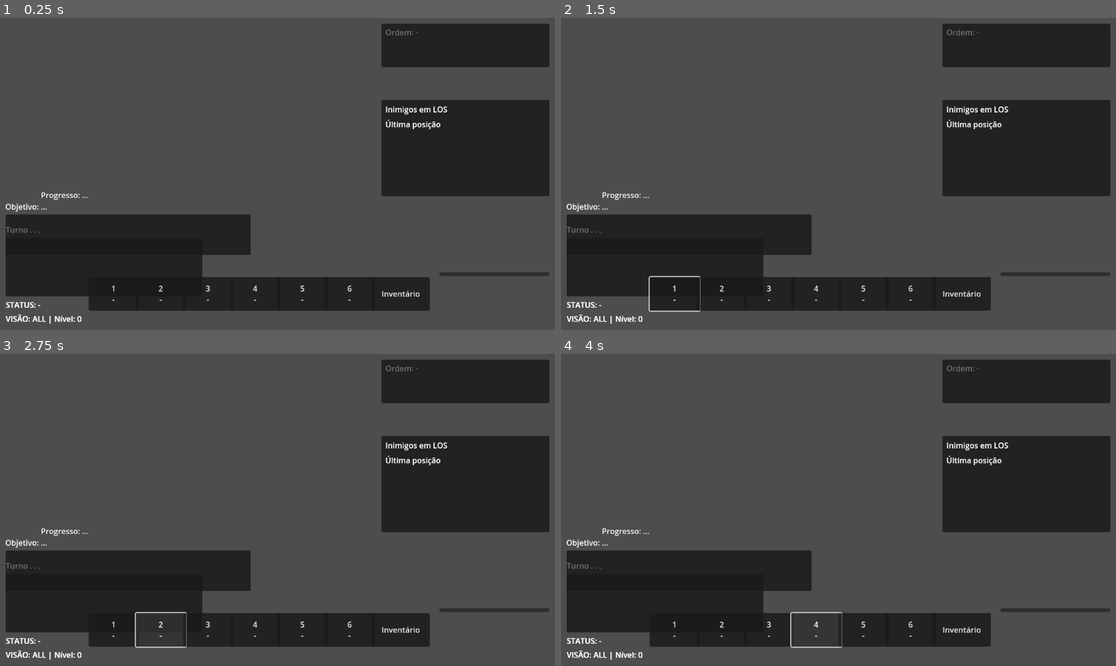
Above: before the commit, frames 1-4 (two rows, left to right).
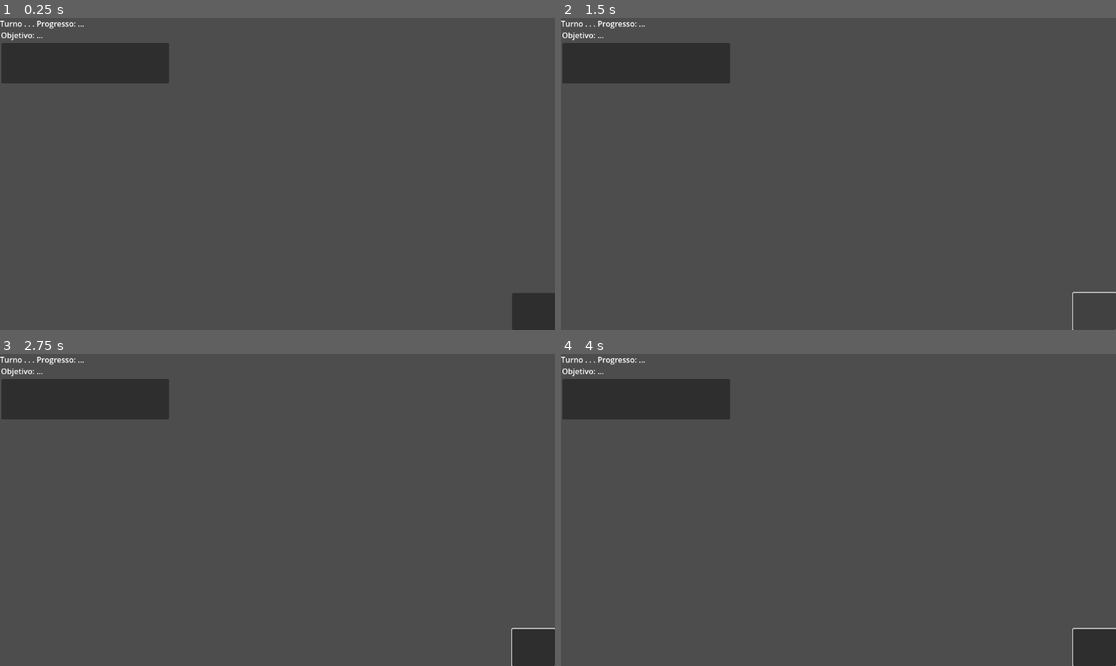
Above: after the commit, the same moments.

Repository: andrecc2507/JOGO
Game: Godot game, scene res://scene/tactical_battle.tscn
Two runs of this game, one before a commit and one after it. Both use one fixed random seed, a clock stepped at 60 frames per second and the inputs below. This scene is started directly instead of the project's main scene. The engine's default icon, where the game draws it, is replaced by a stand-in: a white triangle on a blue panel in a dark square.
Inputs (mouse positions are in pixels of both pictures, inside the frame that each line leads up to; where the layout moved, square brackets give the same spot in the first picture):
- Up to frame 1 (0.25 s): no input
- Up to frame 2 (1.5 s): click (672, 292) at 0.5 s, where only the run before the commit has a clickable "1 -"; click (1093, 311) [1054, 273] at 1.25 s
- Up to frame 3 (2.75 s): click (160, 628) at 2 s, where only the run before the commit has a clickable "2 -"
- Up to frame 4 (4 s): click (771, 628) at 2.75 s, where only the run before the commit has a clickable "3 -"; click (816, 628) at 3.5 s, where only the run before the commit has a clickable "4 -"

The runs differ from the first frame. In frame 1, 35% of the frame differs, in the area x 0-100%, y 0-100%; in frame 2, 34%; in frame 3, 34%; in frame 4, 34%.
Error after the commit: Parse Error: Could not preload resource script "res://scripts/procgen/chunk_map_generator.gd". (res://scripts/tactical/tactical_controller.gd:11)

Commit message:
Add chunk-based procedural maps

Diff:
--- /dev/null
+++ b/content/chunks/biomes.json
@@ -0,0 +1,75 @@
+{
+  "$schema": "chunk_biomes",
+  "biomes": [
+    {
+      "id": "FOREST",
+      "display_name": "Floresta",
+      "tags": ["FOREST", "WILD"],
+      "default_edges_allowed": ["OPEN", "ROAD", "RIVER"],
+      "default_chunk_grid_size": [3, 3]
+    },
+    {
+      "id": "MOUNTAIN",
+      "display_name": "Montanha",
+      "tags": ["MOUNTAIN", "ROCK"],
+      "default_edges_allowed": ["OPEN", "WALL", "ROAD"],
+      "default_chunk_grid_size": [3, 3]
+    },
+    {
+      "id": "DESERT",
+      "display_name": "Deserto",
+      "tags": ["DESERT", "DRY"],
+      "default_edges_allowed": ["OPEN", "ROAD"],
+      "default_chunk_grid_size": [3, 3]
+    },
+    {
+      "id": "SWAMP",
+      "display_name": "Pântano",
+      "tags": ["SWAMP", "WET"],
+      "default_edges_allowed": ["OPEN", "RIVER"],
+      "default_chunk_grid_size": [3, 3]
+    },
+    {
+      "id": "CITY",
+      "display_name": "Cidade",
+      "tags": ["CITY", "URBAN"],
+      "default_edges_allowed": ["OPEN", "ROAD", "WALL"],
+      "default_chunk_grid_size": [3, 3]
+    },
+    {
+      "id": "VILLAGE",
+      "display_name": "Vila",
+      "tags": ["VILLAGE", "RURAL"],
+      "default_edges_allowed": ["OPEN", "ROAD"],
+      "default_chunk_grid_size": [3, 3]
+    },
+    {
+      "id": "PORT",
+      "display_name": "Porto",
+      "tags": ["PORT", "COAST"],
+      "default_edges_allowed": ["OPEN", "ROAD", "RIVER"],
+      "default_chunk_grid_size": [3, 3]
+    },
+    {
+      "id": "MINE_INSIDE",
+      "display_name": "Mina (Interior)",
+      "tags": ["MINE", "INDOOR"],
+      "default_edges_allowed": ["OPEN", "WALL"],
+      "default_chunk_grid_size": [3, 3]
+    },
+    {
+      "id": "MINE_OUTSIDE",
+      "display_name": "Mina (Exterior)",
+      "tags": ["MINE", "OUTDOOR"],
+      "default_edges_allowed": ["OPEN", "ROAD"],
+      "default_chunk_grid_size": [3, 3]
+    },
+    {
+      "id": "DUNGEON",
+      "display_name": "Dungeon",
+      "tags": ["DUNGEON", "INDOOR"],
+      "default_edges_allowed": ["OPEN", "WALL"],
+      "default_chunk_grid_size": [3, 3]
+    }
+  ]
+}
--- /dev/null
+++ b/content/chunks/chunk_catalog.json
@@ -0,0 +1,14 @@
+{
+  "$schema": "chunk_catalog",
+  "chunks": [
+    {
+      "id": "forest_open_a",
+      "scene": "res://scene/chunks/examples/chunk_forest_open_a.tscn",
+      "biomes": ["FOREST"],
+      "tags": ["OPEN"],
+      "chunk_size": [10, 10],
+      "edges": {"N": "OPEN", "E": "OPEN", "S": "OPEN", "W": "OPEN"},
+      "weight": 1.0
+    }
+  ]
+}
--- /dev/null
+++ b/scene/chunks/examples/chunk_forest_open_a.tscn
@@ -0,0 +1,34 @@
+[gd_scene load_steps=3 format=3]
+
+[ext_resource type="Script" path="res://scripts/procgen/chunks/chunk_def.gd" id="1_7g1n5"]
+
+[sub_resource type="PlaneMesh" id="PlaneMesh_1u0ut"]
+size = Vector2(10, 10)
+
+[sub_resource type="StandardMaterial3D" id="StandardMaterial3D_4p2bq"]
+albedo_color = Color(0.12, 0.32, 0.12, 1)
+
+[node name="ChunkRoot" type="Node3D"]
+script = ExtResource("1_7g1n5")
+chunk_id = "forest_open_a"
+biome_tags = ["FOREST"]
+tags = ["OPEN"]
+chunk_size = Vector2i(10, 10)
+edges = {"N": "OPEN", "E": "OPEN", "S": "OPEN", "W": "OPEN"}
+
+[node name="Visual" type="Node3D" parent="."]
+
+[node name="Placeholder" type="MeshInstance3D" parent="Visual"]
+mesh = SubResource("PlaneMesh_1u0ut")
+surface_material_override/0 = SubResource("StandardMaterial3D_4p2bq")
+
+[node name="Markers" type="Node3D" parent="."]
+
+[node name="SpawnA" type="Marker3D" parent="Markers"]
+position = Vector3(2, 0, 8)
+
+[node name="SpawnB" type="Marker3D" parent="Markers"]
+position = Vector3(8, 0, 8)
+
+[node name="ObjectiveA" type="Marker3D" parent="Markers"]
+position = Vector3(5, 0, 2)
--- /dev/null
+++ b/scripts/debug/chunk_debug_runner.gd
@@ -0,0 +1,55 @@
+class_name ChunkDebugRunner
+extends Node
+
+const ChunkCatalogRef := preload("res://scripts/procgen/chunk_catalog.gd")
+const ChunkMapGeneratorRef := preload("res://scripts/procgen/chunk_map_generator.gd")
+
+func run_chunk_demo() -> void:
+	var catalog := ChunkCatalogRef.new()
+	catalog.validate_catalog()
+	var generator := ChunkMapGeneratorRef.new()
+	var layout := generator.generate_chunk_layout("FOREST", Vector2i(3, 3), 12345)
+	if layout.is_empty():
+		push_warning("ChunkDebugRunner: layout vazio.")
+		return
+	_print_layout(layout)
+	_validate_edges(layout)
+	var root := get_tree().current_scene
+	if root is Node3D:
+		var map_root := generator.build_scene_from_layout(layout, root, 1.0)
+		if map_root != null:
+			print("ChunkDebugRunner: mapa instanciado em %s." % [root.name])
+
+func _print_layout(layout: Array) -> void:
+	print("ChunkDebugRunner: layout gerado:")
+	for row in layout:
+		var names: Array[String] = []
+		for entry in row:
+			if entry is Dictionary:
+				names.append(String(entry.get("id", "nil")))
+			else:
+				names.append("nil")
+		print(" - %s" % [", ".join(names)])
+
+func _validate_edges(layout: Array) -> void:
+	var ok := true
+	for y in range(layout.size()):
+		var row: Array = layout[y]
+		for x in range(row.size()):
+			var entry: Dictionary = row[x]
+			if entry.is_empty():
+				ok = false
+				continue
+			var edges: Dictionary = entry.get("edges", {})
+			if x > 0:
+				var left: Dictionary = row[x - 1]
+				if String(edges.get("W", "")) != String(left.get("edges", {}).get("E", "")):
+					ok = false
+					push_warning("ChunkDebugRunner: mismatch (%d,%d) W != left E" % [x, y])
+			if y > 0:
+				var up: Dictionary = layout[y - 1][x]
+				if String(edges.get("N", "")) != String(up.get("edges", {}).get("S", "")):
+					ok = false
+					push_warning("ChunkDebugRunner: mismatch (%d,%d) N != up S" % [x, y])
+	if ok:
+		print("ChunkDebugRunner: edges consistentes.")
--- a/scripts/mission_generator.gd
+++ b/scripts/mission_generator.gd
@@ -6,7 +6,16 @@
 # 2) Preencha map_id/mission_type no card quando vier do MissionBoard.
 # 3) Passe o seed para o TacticalBridge.
 
+const REGIONS_PATH := "res://content/regions.json"
+static var _cached_region_defs: Array = []
+
 func build_seed(card: Dictionary, party_ids: Array = [], consumables: Array = []) -> MissionSeed:
+  var biome_id := String(card.get("biome_id", ""))
+  if biome_id == "":
+    biome_id = _resolve_biome_from_card(card)
+  if biome_id == "":
+    biome_id = "forest"
+    push_warning("MissionGenerator: biome_id vazio; usando fallback 'forest'.")
   return MissionSeed.new({
     "mission_id": card.get("mission_id", ""),
     "template_id": card.get("template_id", ""),
@@ -27,8 +36,50 @@
     "source_faction_id": card.get("source_faction_id", card.get("faction_id", "")),
     "seed": int(card.get("seed", 0)),
     "map_id": card.get("map_id", ""),
-    "biome_id": card.get("biome_id", ""),
+    "biome_id": biome_id,
     "map_profile": card.get("map_profile", {}),
     "party_ids": party_ids,
     "consumables": consumables
   })
+
+func _resolve_biome_from_card(card: Dictionary) -> String:
+  var region_id := String(card.get("region_id", ""))
+  if region_id == "":
+    return ""
+  var region_def := _region_def_for_id(region_id)
+  if region_def.is_empty():
+    return ""
+  var region_type := String(region_def.get("type", "")).to_lower()
+  var tags: Array = region_def.get("tags", [])
+  if tags.has("RIFT"):
+    return "dungeon"
+  var mapping := {
+    "capital": "city",
+    "port": "port",
+    "mine": "mine_outside",
+    "border": "mountain",
+    "district": "village",
+    "choke": "village"
+  }
+  if mapping.has(region_type):
+    return String(mapping[region_type])
+  return ""
+
+func _region_def_for_id(region_id: String) -> Dictionary:
+  if _cached_region_defs.is_empty():
+    _cached_region_defs = _load_region_defs()
+  for region_def in _cached_region_defs:
+    if String(region_def.get("id", "")) == region_id:
+      return region_def
+  return {}
+
+func _load_region_defs() -> Array:
+  if not FileAccess.file_exists(REGIONS_PATH):
+    return []
+  var file := FileAccess.open(REGIONS_PATH, FileAccess.READ)
+  if file == null:
+    return []
+  var parsed := JSON.parse_string(file.get_as_text())
+  if parsed is Dictionary:
+    return parsed.get("regions", [])
+  return []
--- /dev/null
+++ b/scripts/procgen/chunk_catalog.gd
@@ -0,0 +1,130 @@
+extends RefCounted
+class_name ChunkCatalog
+
+const BIOMES_PATH := "res://content/chunks/biomes.json"
+const CATALOG_PATH := "res://content/chunks/chunk_catalog.json"
+
+var _biomes: Dictionary = {}
+var _chunks: Array = []
+var _chunks_by_id: Dictionary = {}
+var _loaded: bool = false
+
+func _init() -> void:
+	_load_data()
+
+func get_chunks_for_biome(biome_id: String) -> Array:
+	_load_data()
+	var normalized := _normalize_biome_id(biome_id)
+	if normalized == "":
+		return []
+	var out: Array = []
+	for entry in _chunks:
+		if entry.get("biomes", []).has(normalized):
+			out.append(entry)
+	return out
+
+func get_chunk_entry(id: String) -> Dictionary:
+	_load_data()
+	return _chunks_by_id.get(id, {})
+
+func get_biome_entry(biome_id: String) -> Dictionary:
+	_load_data()
+	var normalized := _normalize_biome_id(biome_id)
+	return _biomes.get(normalized, {})
+
+func validate_catalog() -> void:
+	_load_data()
+	if _chunks.is_empty():
+		push_warning("ChunkCatalog: catálogo vazio ou não carregado.")
+	for entry in _chunks:
+		var cid := String(entry.get("id", ""))
+		var scene_path := String(entry.get("scene", ""))
+		if scene_path == "" or not ResourceLoader.exists(scene_path):
+			push_warning("ChunkCatalog: scene faltando para chunk '%s' (%s)" % [cid, scene_path])
+		var edges: Dictionary = entry.get("edges", {})
+		for key in ["N", "E", "S", "W"]:
+			if not edges.has(key):
+				push_warning("ChunkCatalog: chunk '%s' sem edge '%s'." % [cid, key])
+		var chunk_size: Vector2i = entry.get("chunk_size", Vector2i.ZERO)
+		if chunk_size.x <= 0 or chunk_size.y <= 0:
+			push_warning("ChunkCatalog: chunk '%s' com chunk_size inválido." % [cid])
+		var biomes: Array = entry.get("biomes", [])
+		if biomes.is_empty():
+			push_warning("ChunkCatalog: chunk '%s' sem biomes." % [cid])
+
+func _load_data() -> void:
+	if _loaded:
+		return
+	_loaded = true
+	_biomes.clear()
+	_chunks.clear()
+	_chunks_by_id.clear()
+	_load_biomes()
+	_load_chunks()
+
+func _load_biomes() -> void:
+	if not FileAccess.file_exists(BIOMES_PATH):
+		push_warning("ChunkCatalog: biomes.json não encontrado (%s)." % BIOMES_PATH)
+		return
+	var file := FileAccess.open(BIOMES_PATH, FileAccess.READ)
+	if file == null:
+		push_warning("ChunkCatalog: falha ao abrir %s." % BIOMES_PATH)
+		return
+	var parsed := JSON.parse_string(file.get_as_text())
+	if parsed is Dictionary:
+		for entry in parsed.get("biomes", []):
+			var bid := _normalize_biome_id(String(entry.get("id", "")))
+			if bid != "":
+				_biomes[bid] = entry
+
+func _load_chunks() -> void:
+	if not FileAccess.file_exists(CATALOG_PATH):
+		push_warning("ChunkCatalog: chunk_catalog.json não encontrado (%s)." % CATALOG_PATH)
+		return
+	var file := FileAccess.open(CATALOG_PATH, FileAccess.READ)
+	if file == null:
+		push_warning("ChunkCatalog: falha ao abrir %s." % CATALOG_PATH)
+		return
+	var parsed := JSON.parse_string(file.get_as_text())
+	if parsed is Dictionary:
+		for raw_entry in parsed.get("chunks", []):
+			if raw_entry is Dictionary:
+				var entry := _normalize_entry(raw_entry)
+				var cid := String(entry.get("id", ""))
+				if cid != "":
+					_chunks.append(entry)
+					_chunks_by_id[cid] = entry
+
+func _normalize_entry(raw_entry: Dictionary) -> Dictionary:
+	var entry := raw_entry.duplicate(true)
+	entry["id"] = String(entry.get("id", ""))
+	entry["scene"] = String(entry.get("scene", ""))
+	entry["weight"] = float(entry.get("weight", 1.0))
+	var biomes: Array = []
+	for biome_id in entry.get("biomes", []):
+		var normalized := _normalize_biome_id(String(biome_id))
+		if normalized != "":
+			biomes.append(normalized)
+	entry["biomes"] = biomes
+	var tags: Array = []
+	for tag in entry.get("tags", []):
+		var t := String(tag).to_upper()
+		if t != "":
+			tags.append(t)
+	entry["tags"] = tags
+	var size_raw: Array = entry.get("chunk_size", [10, 10])
+	var size_x := 10
+	var size_y := 10
+	if size_raw.size() >= 2:
+		size_x = int(size_raw[0])
+		size_y = int(size_raw[1])
+	entry["chunk_size"] = Vector2i(size_x, size_y)
+	var edges_raw: Dictionary = entry.get("edges", {})
+	var edges := {}
+	for key in ["N", "E", "S", "W"]:
+		edges[key] = String(edges_raw.get(key, "OPEN")).to_upper()
+	entry["edges"] = edges
+	return entry
+
+func _normalize_biome_id(biome_id: String) -> String:
+	return biome_id.strip_edges().to_upper()
--- /dev/null
+++ b/scripts/procgen/chunk_map_generator.gd
@@ -0,0 +1,120 @@
+extends RefCounted
+class_name ChunkMapGenerator
+
+const ChunkCatalogRef := preload("res://scripts/procgen/chunk_catalog.gd")
+
+func generate_chunk_layout(biome_id: String, chunk_grid: Vector2i, rng_seed: int) -> Array:
+	var catalog := ChunkCatalogRef.new()
+	var candidates: Array = catalog.get_chunks_for_biome(biome_id)
+	if candidates.is_empty():
+		push_warning("ChunkMapGenerator: nenhum chunk encontrado para biome '%s'." % [biome_id])
+	var layout: Array = []
+	if chunk_grid.x <= 0 or chunk_grid.y <= 0:
+		push_warning("ChunkMapGenerator: chunk_grid inválido %s." % [chunk_grid])
+		return layout
+	var rng := RandomNumberGenerator.new()
+	rng.seed = rng_seed
+	for y in range(chunk_grid.y):
+		var row: Array = []
+		for x in range(chunk_grid.x):
+			var valid := _filter_by_edges(candidates, layout, row, x, y)
+			if valid.is_empty():
+				if not candidates.is_empty():
+					push_warning("ChunkMapGenerator: fallback sem match edges em (%d,%d)." % [x, y])
+					valid = candidates.duplicate()
+				else:
+					push_warning("ChunkMapGenerator: sem candidatos para (%d,%d); layout parcial." % [x, y])
+					row.append({})
+					continue
+			row.append(_pick_weighted(valid, rng))
+		layout.append(row)
+	return layout
+
+func build_scene_from_layout(layout: Array, parent: Node3D, cell_size: float) -> Node3D:
+	if parent == null:
+		return null
+	var root := Node3D.new()
+	root.name = "ChunkMap"
+	parent.add_child(root)
+	for y in range(layout.size()):
+		var row: Array = layout[y]
+		for x in range(row.size()):
+			var entry: Dictionary = row[x]
+			if entry.is_empty():
+				continue
+			var scene_path := String(entry.get("scene", ""))
+			if scene_path == "" or not ResourceLoader.exists(scene_path):
+				push_warning("ChunkMapGenerator: scene inválida (%s)." % [scene_path])
+				continue
+			var packed: PackedScene = load(scene_path)
+			if packed == null:
+				push_warning("ChunkMapGenerator: falha ao carregar %s." % [scene_path])
+				continue
+			var inst := packed.instantiate()
+			var chunk_size: Vector2i = entry.get("chunk_size", Vector2i(10, 10))
+			var offset := Vector3(
+				float(x * chunk_size.x) * cell_size,
+				0.0,
+				float(y * chunk_size.y) * cell_size
+			)
+			inst.position = offset
+			root.add_child(inst)
+	return root
+
+func get_default_chunk_grid_for_biome(biome_id: String, fallback: Vector2i = Vector2i(3, 3)) -> Vector2i:
+	var catalog := ChunkCatalogRef.new()
+	var biome := catalog.get_biome_entry(biome_id)
+	if biome.is_empty():
+		return fallback
+	var size_raw: Array = biome.get("default_chunk_grid_size", [])
+	if size_raw.size() >= 2:
+		return Vector2i(int(size_raw[0]), int(size_raw[1]))
+	return fallback
+
+func get_layout_cell_bounds(layout: Array, fallback_chunk_size: Vector2i = Vector2i(10, 10)) -> Vector2i:
+	var grid := Vector2i(layout.size() > 0 ? layout[0].size() : 0, layout.size())
+	var chunk_size := _layout_chunk_size(layout, fallback_chunk_size)
+	return Vector2i(grid.x * chunk_size.x, grid.y * chunk_size.y)
+
+func _layout_chunk_size(layout: Array, fallback_chunk_size: Vector2i) -> Vector2i:
+	for row in layout:
+		if row is Array:
+			for entry in row:
+				if entry is Dictionary and entry.has("chunk_size"):
+					return entry.get("chunk_size", fallback_chunk_size)
+	return fallback_chunk_size
+
+func _filter_by_edges(candidates: Array, layout: Array, row: Array, x: int, y: int) -> Array:
+	var valid: Array = []
+	for entry in candidates:
+		var edges: Dictionary = entry.get("edges", {})
+		var ok := true
+		if x > 0:
+			var left_entry: Dictionary = row[x - 1]
+			if left_entry is Dictionary and not left_entry.is_empty():
+				var left_edges: Dictionary = left_entry.get("edges", {})
+				if String(edges.get("W", "")) != String(left_edges.get("E", "")):
+					ok = false
+		if y > 0:
+			var up_entry: Dictionary = layout[y - 1][x]
+			if up_entry is Dictionary and not up_entry.is_empty():
+				var up_edges: Dictionary = up_entry.get("edges", {})
+				if String(edges.get("N", "")) != String(up_edges.get("S", "")):
+					ok = false
+		if ok:
+			valid.append(entry)
+	return valid
+
+func _pick_weighted(candidates: Array, rng: RandomNumberGenerator) -> Dictionary:
+	var total := 0.0
+	for entry in candidates:
+		total += float(entry.get("weight", 1.0))
+	if total <= 0.0:
+		return candidates[0]
+	var roll := rng.randf() * total
+	var acc := 0.0
+	for entry in candidates:
+		acc += float(entry.get("weight", 1.0))
+		if roll <= acc:
+			return entry
+	return candidates[0]
--- /dev/null
+++ b/scripts/procgen/chunks/chunk_def.gd
@@ -0,0 +1,41 @@
+extends Node3D
+class_name ChunkDef
+
+@export var chunk_id: String = ""
+@export var biome_tags: Array[String] = []
+@export var tags: Array[String] = []
+@export var chunk_size: Vector2i = Vector2i(10, 10)
+@export var edges := {"N": "OPEN", "E": "OPEN", "S": "OPEN", "W": "OPEN"}
+
+func get_spawn_markers() -> Array[Marker3D]:
+	var out: Array[Marker3D] = []
+	var markers_root := get_node_or_null("Markers")
+	if markers_root == null:
+		return out
+	for child in markers_root.get_children():
+		if child is Marker3D and String(child.name).begins_with("Spawn"):
+			out.append(child)
+	return out
+
+func get_objective_markers() -> Array[Marker3D]:
+	var out: Array[Marker3D] = []
+	var markers_root := get_node_or_null("Markers")
+	if markers_root == null:
+		return out
+	for child in markers_root.get_children():
+		if child is Marker3D and String(child.name).begins_with("Objective"):
+			out.append(child)
+	return out
+
+func get_local_spawn_cells() -> Array[Vector2i]:
+	var cells: Array[Vector2i] = []
+	for marker in get_spawn_markers():
+		var local_pos := marker.position
+		var cell := Vector2i(int(floor(local_pos.x)), int(floor(local_pos.z)))
+		cell.x = clamp(cell.x, 0, max(0, chunk_size.x - 1))
+		cell.y = clamp(cell.y, 0, max(0, chunk_size.y - 1))
+		cells.append(cell)
+	return cells
+
+func debug_draw_bounds() -> void:
+	print("ChunkDef debug bounds: id=%s size=%s edges=%s" % [chunk_id, chunk_size, edges])
--- a/scripts/tactical/tactical_controller.gd
+++ b/scripts/tactical/tactical_controller.gd
@@ -8,6 +8,7 @@
 # 3) Atualize apenas trechos críticos para evitar quebrar o combate.
 
 const MissionGeneratorRef := preload("res://scripts/tactical/mission_generator.gd")
+const ChunkMapGeneratorRef := preload("res://scripts/procgen/chunk_map_generator.gd")
 const GearRef := preload("res://scripts/tactical/gear.gd")
 const EnemyDBRef := preload("res://scripts/tactical/enemy_db.gd")
 const RPGStatsRef := preload("res://scripts/rpg/stats.gd")
@@ -97,6 +98,7 @@
 var _stealth_start_button: Button
 var _global_aim_bonus: int = 0
 var _global_pa_bonus: int = 0
+var _chunk_map_root: Node3D
 
 const XP_PER_KILL := 10
 const XP_OBJECTIVE := 25
@@ -793,6 +795,7 @@
 		_on_active_unit_changed(act)
 
 func _clear_current_mission() -> void:
+	_clear_chunk_map()
 	for u in player_units:
 		if is_instance_valid(u):
 			u.queue_free()
@@ -850,7 +853,14 @@
 	visible_players_for_ai.clear()
 	known_player_cells_for_ai.clear()
 
+func _clear_chunk_map() -> void:
+	if _chunk_map_root != null and is_instance_valid(_chunk_map_root):
+		_chunk_map_root.queue_free()
+	_chunk_map_root = null
+
 func _build_map_from_mission() -> void:
+	if _try_build_chunk_map():
+		return
 	var heights: Dictionary = mission.get("heights", {})
 	_max_height = 0
 	for cell in heights.keys():
@@ -864,6 +874,84 @@
 		var mat = int(ob.get("mat", Damage.MatType.WOOD))
 		var hp = int(ob.get("hp", 6))
 		grid.set_obstacle(cell.x, cell.y, mat, hp)
+
+func _try_build_chunk_map() -> bool:
+	if _mission_seed_data == null:
+		return false
+	var biome_id := String(mission.get("biome_id", _mission_seed_data.biome_id)).strip_edges()
+	if biome_id == "":
+		return false
+	var generator := ChunkMapGeneratorRef.new()
+	var chunk_grid := generator.get_default_chunk_grid_for_biome(biome_id, Vector2i(3, 3))
+	var layout := generator.generate_chunk_layout(biome_id, chunk_grid, mission_seed)
+	if layout.is_empty() or not _layout_has_entries(layout):
+		push_warning("TacticalController: layout de chunks vazio; usando mapa padrão.")
+		return false
+	_clear_chunk_map()
+	_chunk_map_root = generator.build_scene_from_layout(layout, self, 1.0)
+	var bounds := generator.get_layout_cell_bounds(layout, Vector2i(10, 10))
+	if bounds.x <= 0 or bounds.y <= 0:
+		bounds = Vector2i(chunk_grid.x * 10, chunk_grid.y * 10)
+	map_w = bounds.x
+	map_h = bounds.y
+	grid = GridData.new(map_w, map_h)
+	_max_height = 0
+	_ensure_chunk_spawns()
+	var camrig = get_node_or_null("../CameraRig")
+	if camrig and camrig.has_method("set_bounds"):
+		camrig.set_bounds(map_w, map_h, 1.0)
+	print("TacticalController: Generated map biome=%s chunks=%dx%d cells=%dx%d" % [
+		biome_id,
+		chunk_grid.x,
+		chunk_grid.y,
+		map_w,
+		map_h
+	])
+	return true
+
+func _layout_has_entries(layout: Array) -> bool:
+	for row in layout:
+		if row is Array:
+			for entry in row:
+				if entry is Dictionary and not entry.is_empty():
+					return true
+	return false
+
+func _ensure_chunk_spawns() -> void:
+	var player_spawns: Array = mission.get("player_spawns", [])
+	var enemy_spawns: Array = mission.get("enemy_spawns", [])
+	if not _spawns_valid(player_spawns):
+		mission["player_spawns"] = _default_player_spawns()
+	if not _spawns_valid(enemy_spawns):
+		mission["enemy_spawns"] = _default_enemy_spawns()
+
+func _spawns_valid(spawns: Array) -> bool:
+	if spawns.is_empty() or grid == null:
+		return false
+	for spawn in spawns:
+		if spawn is Vector2i:
+			if not grid.in_bounds(spawn.x, spawn.y):
+				return false
+		else:
+			return false
+	return true
+
+func _default_player_spawns() -> Array:
+	return [
+		_clamp_cell(Vector2i(1, map_h - 2)),
+		_clamp_cell(Vector2i(2, map_h - 3))
+	]
+
+func _default_enemy_spawns() -> Array:
+	return [
+		_clamp_cell(Vector2i(map_w - 2, 1)),
+		_clamp_cell(Vector2i(map_w - 3, 2))
+	]
+
+func _clamp_cell(cell: Vector2i) -> Vector2i:
+	var x := clamp(cell.x, 0, max(0, map_w - 1))
+	var y := clamp(cell.y, 0, max(0, map_h - 1))
+	return Vector2i(x, y)
 
 func _spawn_units_from_mission() -> void:
 	if unit_scene == null:
--- a/scripts/ui/map_screen.gd
+++ b/scripts/ui/map_screen.gd
@@ -8,6 +8,7 @@
 const SaveManagerRef := preload("res://scripts/core/save_manager.gd")
 const DiagnosticsRef := preload("res://scripts/debug/diagnostics.gd")
 const UnusedAuditRef := preload("res://scripts/debug/unused_audit.gd")
+const ChunkDebugRunnerRef := preload("res://scripts/debug/chunk_debug_runner.gd")
 const MAIN_MENU_SCENE := "res://scene/ui/main_menu.tscn"
 const WEEKLY_BRIEF_SCENE := "res://scene/ui/weekly_brief.tscn"
 const SKILL_WEB_SCENE := "res://scene/ui/skill_web.tscn"
@@ -203,6 +204,12 @@
 
 func _unhandled_input(event: InputEvent) -> void:
 	if event is InputEventKey and event.pressed and not event.echo:
+		if event.keycode == KEY_F6:
+			var runner := ChunkDebugRunnerRef.new()
+			add_child(runner)
+			runner.run_chunk_demo()
+			runner.queue_free()
+			return
 		if event.keycode == KEY_F7:
 			_toggle_border_overlay()
 			return
Not shown, added: notes/chunks_README.md
